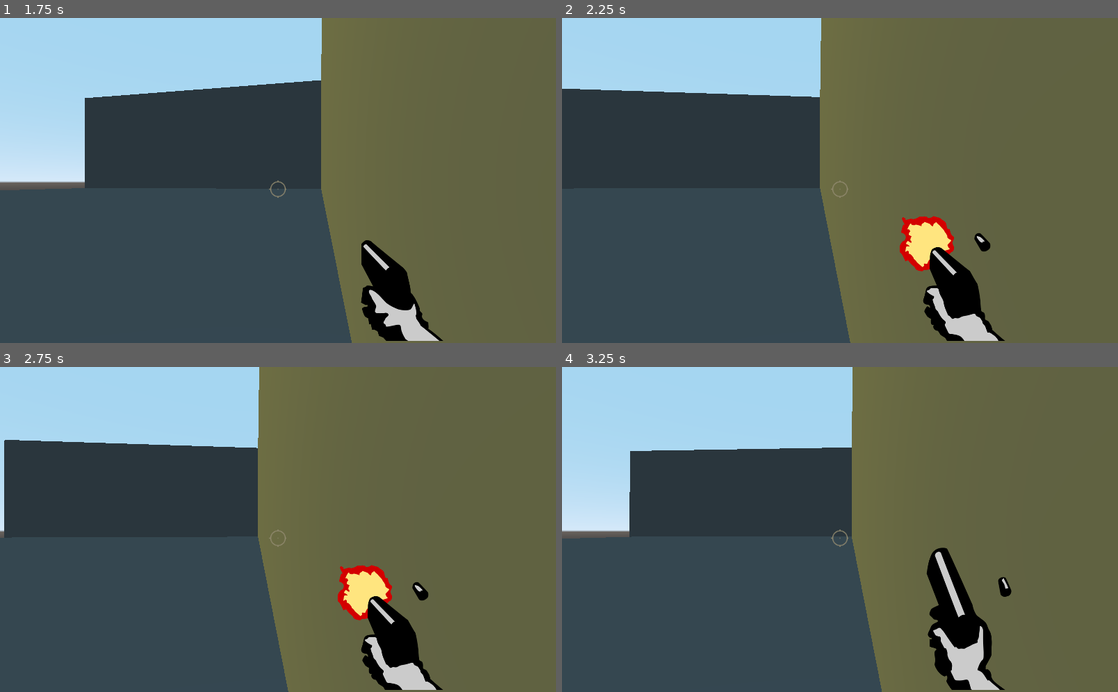
Above: before the commit, frames 1-4 (two rows, left to right).
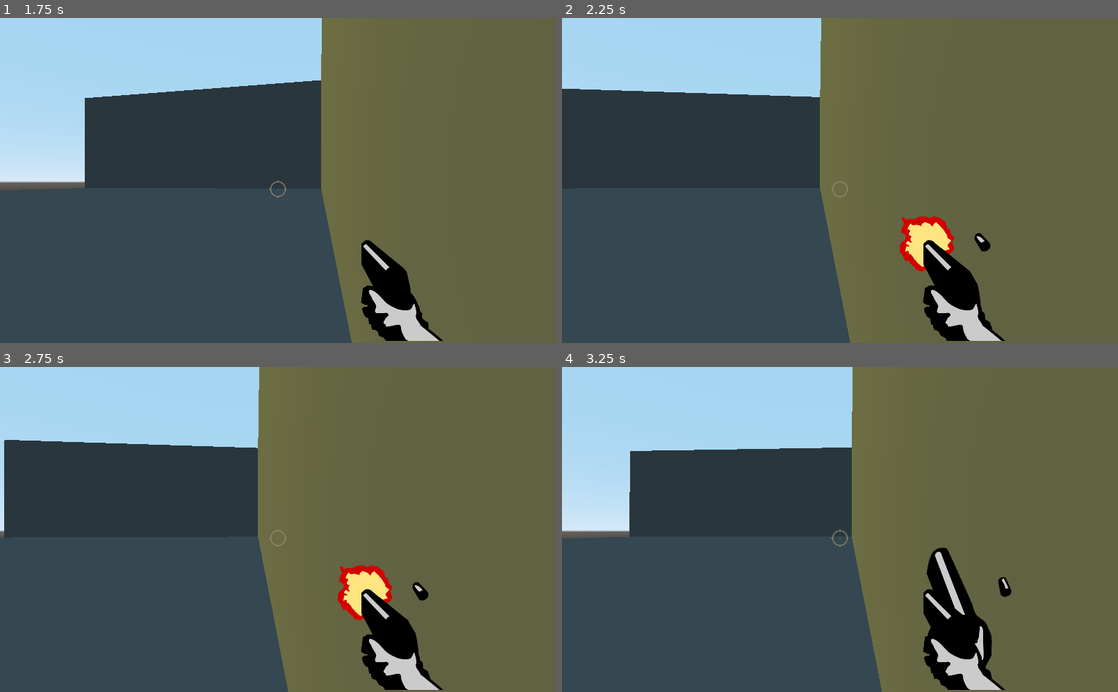
Above: after the commit, the same moments.

Repository: Andrew-Bubar/The-Fast-Shooter
Game: Godot game, scene res://main.tscn
Same seed, same stepped clock (60 frames per second), same inputs: the game is played once before the commit and once after it.
Inputs (mouse positions are in pixels of both pictures, inside the frame that each line leads up to):
- Up to frame 1 (1.75 s): move the mouse to (305, 180) at 0.52 s; press the mouse at (305, 180) at 0.53 s; hold D (right) 0.53-1.28 s; move the mouse to (250, 180) at 1.27 s; release the mouse at (250, 180) at 1.28 s; hold S (backward) from 1.28 s (still down); tap 1 (Weapon1) at 1.35 s; click (250, 180) at 1.55 s
- Up to frame 2 (2.25 s): move the mouse to (851, 174) at 2.02 s; release S (backward) at 2.03 s; press the mouse at (851, 174) at 2.03 s; hold D (right) from 2.03 s (still down); tap 2 (Weapon2) at 2.1 s
- Up to frame 3 (2.75 s): keep holding D (right)
- Up to frame 4 (3.25 s): keep holding D (right); move the mouse to (834, 536) at 2.77 s; release the mouse at (834, 536) at 2.78 s; tap 3 (Weapon3) at 2.85 s; click (834, 536) at 3.05 s

Frame 1 is identical in both runs. In frame 2, 0.6% of the frame differs, in the area x 64-80%, y 68-100%; in frame 3, 0.6%; in frame 4, 1.0%.

Commit message:
Added a dummy enemy
We are no longer using Guns, and instead have moved to a horror game

Diff:
--- /dev/null
+++ b/Code/Dummy Mosnster.gd
@@ -0,0 +1 @@
+extends MeshInstance
--- a/Code/Gun1.gd
+++ b/Code/Gun1.gd
@@ -1,5 +1,8 @@
-extends Sprite
+extends Spatial
+
+onready var ray = $RayCast
 
 func shoot():
 	if Input.is_action_pressed("shoot"):
-		print("gun1 Fired")
+		if ray.is_colliding():
+			print("Raycast works")
--- a/Code/Gun2.gd
+++ b/Code/Gun2.gd
@@ -2,4 +2,4 @@
 
 func shoot():
 	if Input.is_action_pressed("shoot"):
-		print("gun2 Fired")
+		pass
--- /dev/null
+++ b/Objects/Dummy Mosnster.tscn
@@ -0,0 +1,18 @@
+[gd_scene load_steps=3 format=2]
+
+[ext_resource path="res://Code/Dummy Mosnster.gd" type="Script" id=1]
+
+[sub_resource type="SphereShape" id=1]
+
+[node name="Dummy Mosnster" type="KinematicBody" groups=[
+"Enemies",
+]]
+transform = Transform( 1, 0, 0, 0, 1, 0, 0, 0, 1, 0, 0.79312, 14.2366 )
+script = ExtResource( 1 )
+
+[node name="MeshInstance" type="MeshInstance" parent="."]
+
+[node name="StaticBody" type="StaticBody" parent="MeshInstance"]
+
+[node name="CollisionShape" type="CollisionShape" parent="MeshInstance/StaticBody"]
+shape = SubResource( 1 )
--- a/Objects/Gun1.tscn
+++ b/Objects/Gun1.tscn
@@ -3,9 +3,17 @@
 [ext_resource path="res://Gun.png" type="Texture" id=1]
 [ext_resource path="res://Code/Gun1.gd" type="Script" id=2]
 
-[node name="Gun1" type="Sprite"]
+[node name="Gun1" type="Spatial"]
+script = ExtResource( 2 )
+
+[node name="RayCast" type="RayCast" parent="."]
+transform = Transform( 1, 0, 0, 0, 1, 0, 0, 0, 0, 0, 0, 0 )
+enabled = true
+cast_to = Vector3( 0, 0, -2000 )
+collision_mask = 7
+
+[node name="Sprite" type="Sprite" parent="."]
 position = Vector2( 740.391, 443.167 )
 scale = Vector2( 0.6, 0.6 )
 texture = ExtResource( 1 )
 hframes = 4
-script = ExtResource( 2 )
--- a/Objects/Player.tscn
+++ b/Objects/Player.tscn
@@ -11,7 +11,7 @@
 height = 0.8
 
 [node name="Player" type="KinematicBody"]
-transform = Transform( 1, 0, 0, 0, 1, 0, 0, 0, 1, 0, 0.60092, 0 )
+transform = Transform( 1, 0, 0, 0, 1, 0, 0, 0, 1, -0.0135106, 0.620547, 0.00408673 )
 script = ExtResource( 1 )
 
 [node name="CollisionShape" type="CollisionShape" parent="."]
@@ -33,7 +33,6 @@
 [node name="Gun3" parent="LookPiviot/Hand" instance=ExtResource( 2 )]
 
 [node name="RayCast" type="RayCast" parent="."]
-enabled = true
 cast_to = Vector3( 0, 0, 2000 )
 
 [node name="CanvasLayer" type="CanvasLayer" parent="."]
--- a/main.tscn
+++ b/main.tscn
@@ -1,6 +1,7 @@
-[gd_scene load_steps=5 format=2]
+[gd_scene load_steps=6 format=2]
 
 [ext_resource path="res://Objects/Player.tscn" type="PackedScene" id=1]
+[ext_resource path="res://Objects/Dummy Mosnster.tscn" type="PackedScene" id=2]
 
 [sub_resource type="CubeMesh" id=1]
 
@@ -60,3 +61,5 @@
 speed = 20.0
 max_speed = 75.0
 jump_force = 6.0
+
+[node name="Dummy Mosnster" parent="." instance=ExtResource( 2 )]
